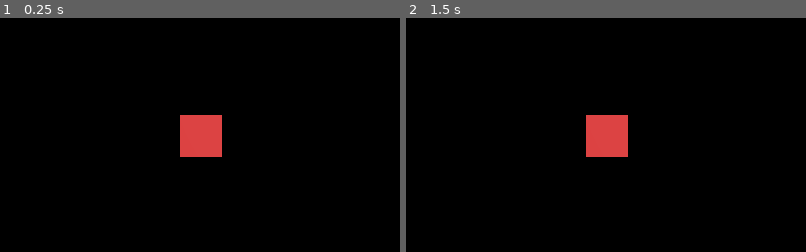
Above: before the commit, frames 1-2 (left to right).
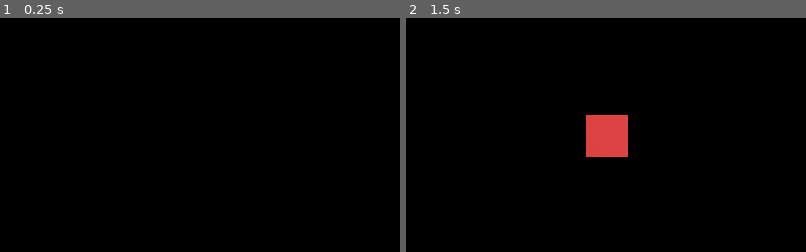
Above: after the commit, the same moments.

Repository: voxelv/blockbeat
Game: Godot game, scene res://main/main.tscn
The game is run twice, just before and just after one commit, with the same random seed, the same clock (stepped at 60 frames per second) and the same inputs.
Inputs (mouse positions are % of the whole screen's width and height, from its top left):
- Up to frame 1 (0.25 s): no input
- Up to frame 2 (1.5 s): tap Enter at 0.5 s; move the mouse to (72, 45) at 0.52 s; hold Down (cam_down) 0.53-1.28 s; click (72, 45) at 0.67 s; tap Space at 1.25 s; move the mouse to (30, 55) at 1.27 s; tap Left (cam_left) at 1.35 s; click (30, 55) at 1.42 s
The pictures show only the part of the screen within x 25-75%, y 25-75%; the shares and areas given below are measured in that part.

The runs differ from the first frame. In frame 1, 1.9% of the frame differs, in the area x 45-56%, y 41-60%; in frame 2, nothing differs.

Commit message:
keeping track of cubes

Diff:
--- /dev/null
+++ b/src/main/player_shape/cube.gd
@@ -0,0 +1,9 @@
+extends MeshInstance
+
+var coord:Array = [0, 0, 0]
+
+func set_coord_v(v:Vector3):
+	coord[0] = int(v.x)
+	coord[1] = int(v.y)
+	coord[2] = int(v.z)
+	translation = Vector3(coord[0], coord[1], coord[2])
--- a/src/main/player_shape/cube.tscn
+++ b/src/main/player_shape/cube.tscn
@@ -1,21 +1,24 @@
-[gd_scene load_steps=4 format=2]
+[gd_scene load_steps=5 format=2]
 
-[sub_resource type="SpatialMaterial" id=3]
+[ext_resource path="res://main/player_shape/cube.gd" type="Script" id=1]
+
+[sub_resource type="SpatialMaterial" id=1]
 albedo_color = Color( 0.972549, 0.294118, 0.294118, 1 )
 roughness = 0.38
 
-[sub_resource type="CubeMesh" id=1]
-material = SubResource( 3 )
+[sub_resource type="CubeMesh" id=2]
+material = SubResource( 1 )
 size = Vector3( 1, 1, 1 )
 
-[sub_resource type="BoxShape" id=2]
+[sub_resource type="BoxShape" id=3]
 extents = Vector3( 0.5, 0.5, 0.5 )
 
 [node name="MeshInstance" type="MeshInstance"]
-mesh = SubResource( 1 )
+mesh = SubResource( 2 )
 material/0 = null
+script = ExtResource( 1 )
 
 [node name="area" type="Area" parent="."]
 
 [node name="CollisionShape" type="CollisionShape" parent="area"]
-shape = SubResource( 2 )
+shape = SubResource( 3 )
--- a/src/main/player_shape/player_shape.gd
+++ b/src/main/player_shape/player_shape.gd
@@ -2,30 +2,44 @@
 
 var cube_pre = preload("res://main/player_shape/cube.tscn")
 
+var cubes = {}
+
 func _ready():
-#	place_cube(Vector3(1, -1, 0))
-#	place_cube(Vector3(1, 0, 0))
-#	place_cube(Vector3(1, 1, 0))
-#	place_cube(Vector3(0, -1, 0))
-#	place_cube(Vector3(0, 1, 0))
-#	place_cube(Vector3(-1, -1, 0))
-#	place_cube(Vector3(-1, 0, 0))
-#	place_cube(Vector3(-1, 1, 0))
-#	place_cube(Vector3(0, -1, 1))
-	place_cube(self, Vector3(0, 0, 0))
+	pass
 
 func place_cube(base:Spatial, pos:Vector3):
 	var new_cube = cube_pre.instance()
-	new_cube.translation = base.translation + pos
-	add_child(new_cube)
-	new_cube.find_node("area").connect("input_event", self, "_on_cube_area_input_event", [new_cube, pos])
+	new_cube.set_coord_v(base.translation + pos)
+
+	if not new_cube.coord in cubes.keys():
+		add_child(new_cube)
+		cubes[new_cube.coord] = new_cube
+		new_cube.find_node("area").connect("input_event", self, "_on_cube_area_input_event", [new_cube, pos])
+	else:
+		new_cube.free()
+	for k in cubes.keys():
+		print(k)
+
+func remove_cube(cube:Spatial, pos):
+	var key = null
+	if pos:
+		key = [int(pos.x), int(pos.y), int(pos.z)]
+
+	if cube:
+		var delete_cube = cubes[cube.coord]
+		cubes.erase(cube.coord)
+		delete_cube.queue_free()
+	elif key and key in cubes.keys():
+		var delete_cube = cubes[key] as Spatial
+		cubes.erase(key)
+		delete_cube.queue_free()
 
 func _unhandled_input(event):
 	if event is InputEventMouseButton:
 		if event.button_index == BUTTON_LEFT:
-			if event.pressed:
+			if !event.pressed:
 				if get_child_count() <= 0:
-					place_cube(self, Vector3(0, 0, 0))
+					place_cube(self, Vector3.ZERO)
 
 func _on_cube_area_input_event(camera, event, click_position, click_normal, shape_idx, cube:Spatial, pos:Vector3):
 	if event is InputEventMouseButton:
@@ -38,7 +52,7 @@
 				place_cube(cube, face)
 		elif event.button_index == BUTTON_RIGHT:
 			if !event.pressed:
-				cube.queue_free()
+				remove_cube(cube, null)
 
 func get_face(v_normalized:Vector3):
 	var face = Vector3.ZERO
